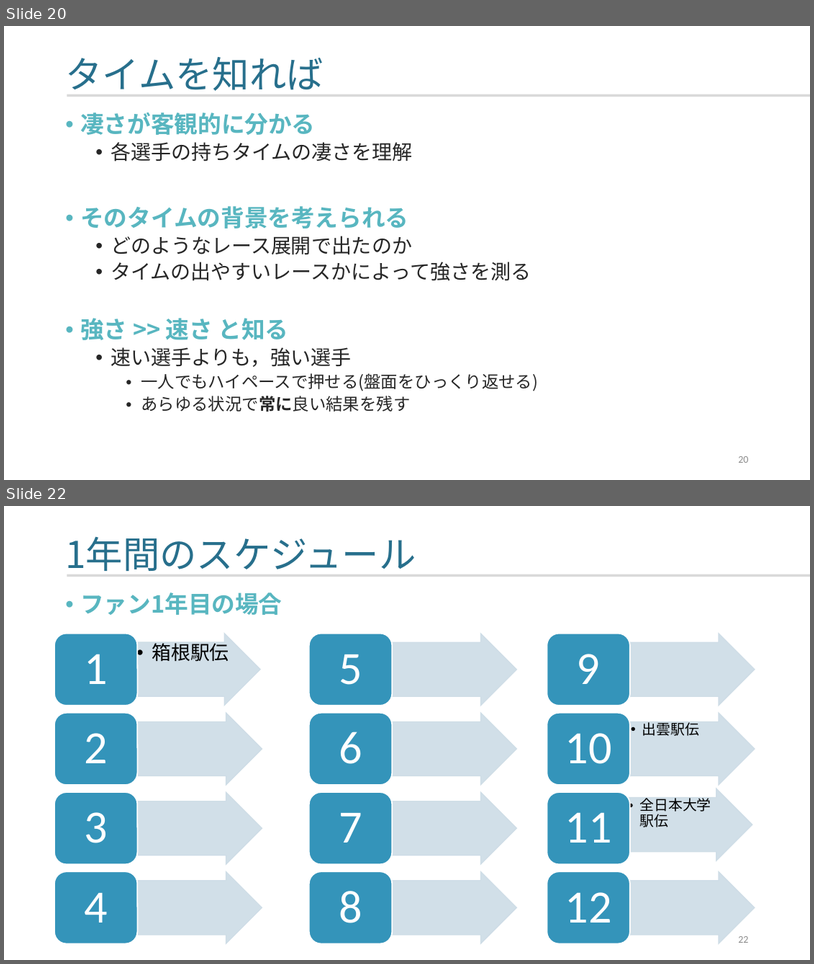
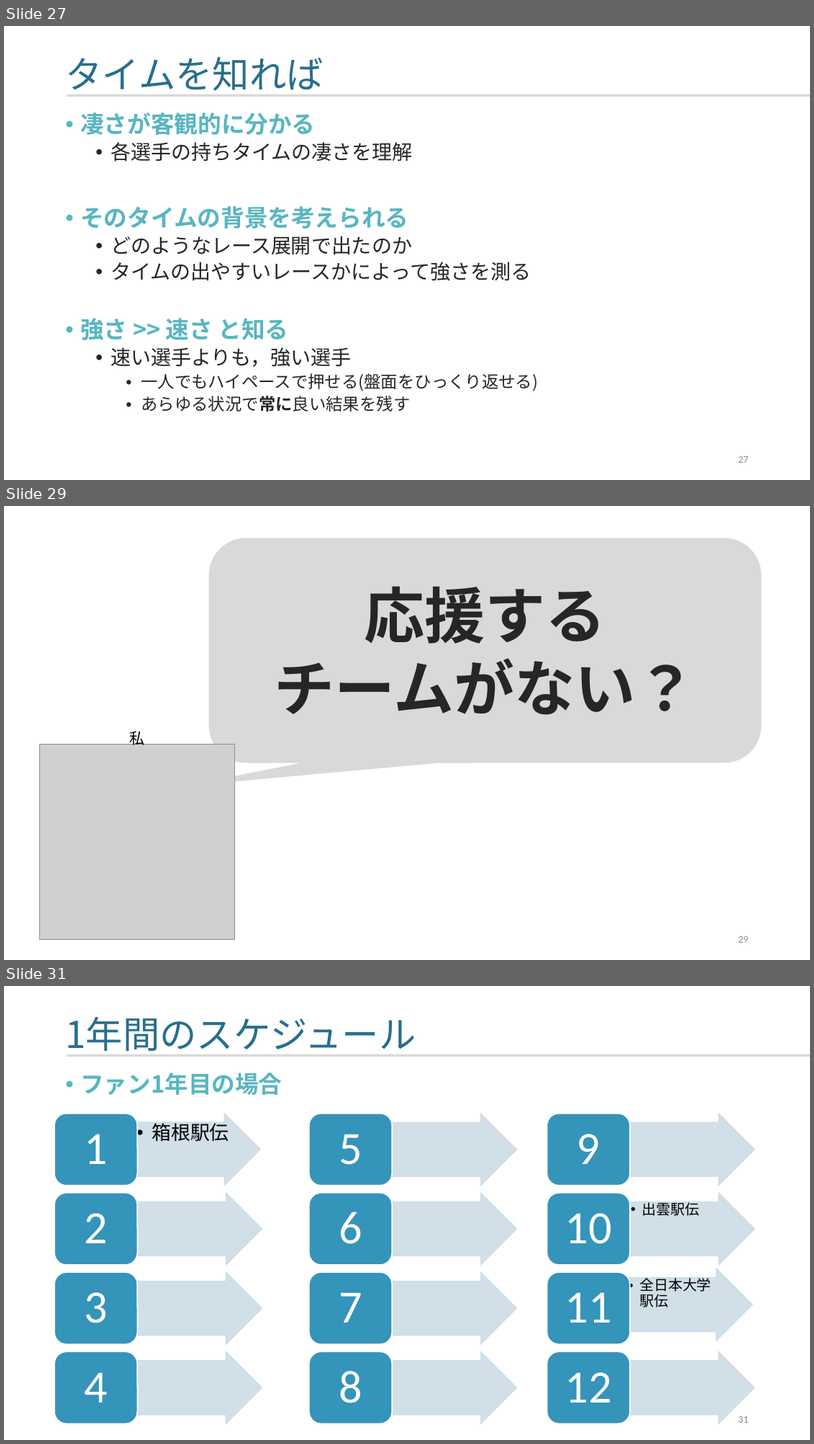
Before and after one commit to yamada-ai/java-prac, a slide deck: 2025_0131_箱根駅伝_aa.pptx. Shown one above the other, each under a label of ours: slides 20 and 22 before the commit, slides 27, 29 and 31 after it; the slides between them are not shown. The pictures are 814x964 and 814x1444 pixels, drawn with LibreOffice and Linux fonts; fonts in the diff are those of the drawing; grey boxes stand for pictures. Boxes give left, top, right and bottom in pixels: in the first picture for what was removed or moved away, otherwise in the second. Text is boxed around its words. In the diff, an @@ line names an element or a change of style, - is before the commit and + after.

```diff
--- a/2025_0131_箱根駅伝_aa.pptx
+++ b/2025_0131_箱根駅伝_aa.pptx
@@ slide 29 added at (x1=4, y1=506, x2=810, y2=960), background #FFFFFF @@
@@ rounded speech box added at (x1=209, y1=538, x2=762, y2=763), fill #D9D9D9, 72 pt, text #262626, bold @@
+応援する
+チームがない？
@@ text added at (x1=129, y1=731, x2=144, y2=745), 18 pt, text #000000 @@
+私
@@ picture added at (x1=40, y1=744, x2=234, y2=939) @@
@@ page number added at (x1=738, y1=936, x2=748, y2=942), 12 pt, text #8C8C8C @@
+29
@@ what was slide 20 is now slide 27 @@
@@ page number at (x1=738, y1=456, x2=748, y2=462): text changed @@
-20
+27
@@ what was slide 22 is now slide 31 @@
@@ page number at (x1=738, y1=1416, x2=748, y2=1422): text changed @@
-22
+31
```
Also in this commit, not shown: 13 slides changed, 9 other slides added.
